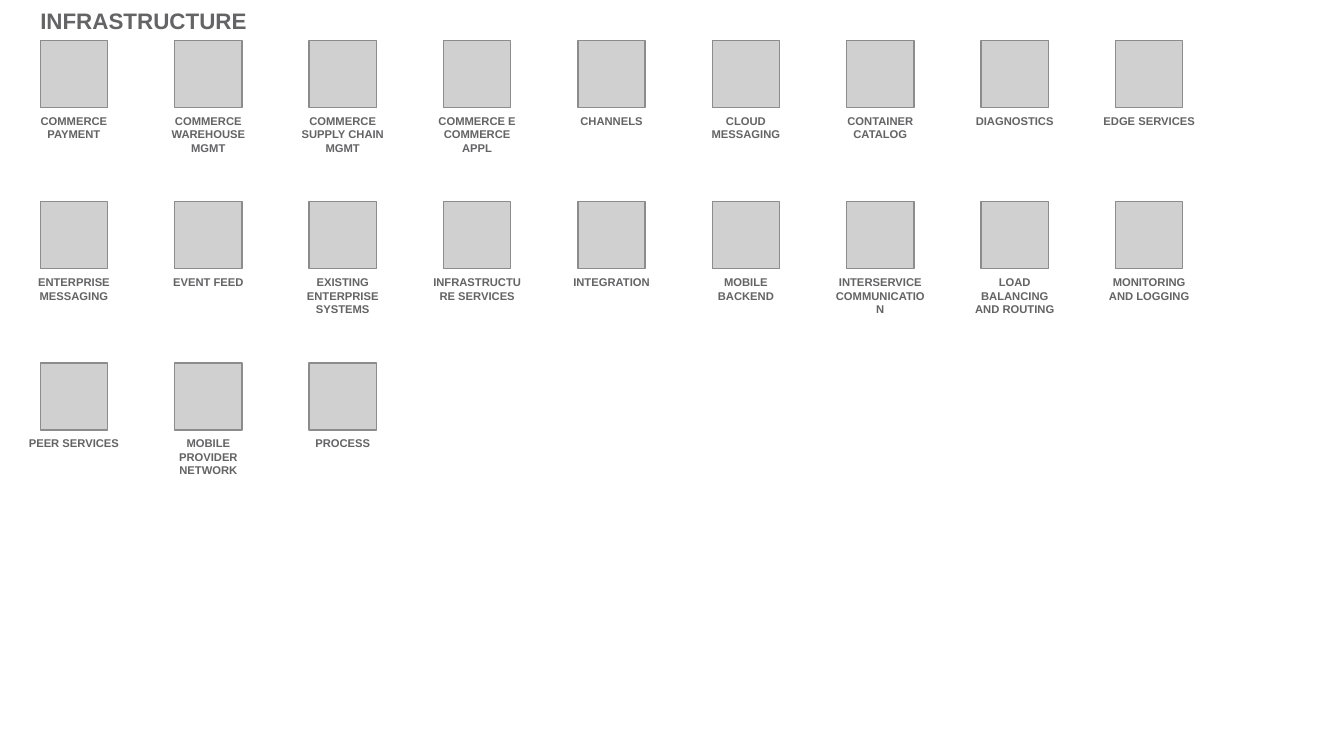
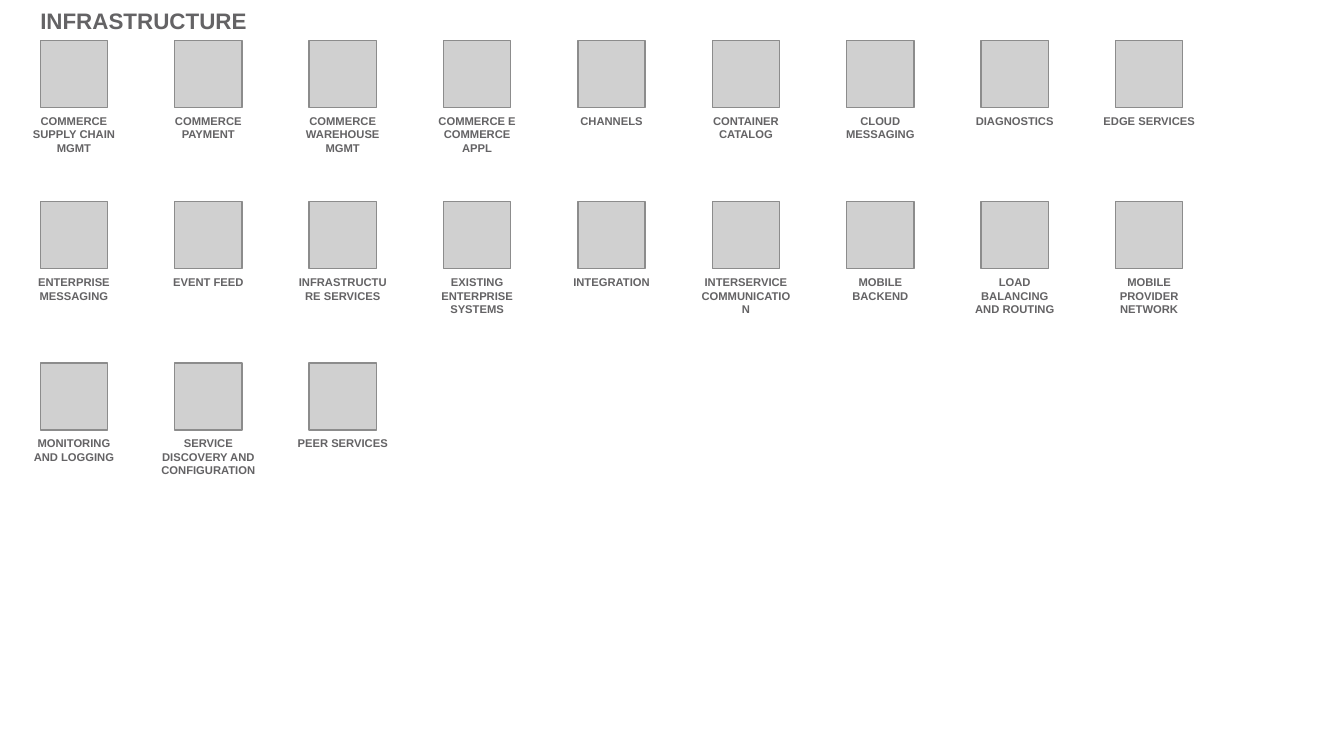
Before and after one commit to l2fprod/myarchitecture, a slide deck: slide 18 of mycatalog-architecture-diagram-template.pptx. Drawn at 1344x756 pixels with LibreOffice and Linux fonts; fonts in the diff are those of the drawing; grey boxes stand for pictures. Boxes give left, top, right and bottom in pixels: in the first picture for what was removed or moved away, otherwise in the second. Text is boxed around its words. In the diff, an @@ line names an element or a change of style, - is before the commit and + after.

```diff
--- a/mycatalog-architecture-diagram-template.pptx
+++ b/mycatalog-architecture-diagram-template.pptx
@@ text at box(33, 117, 115, 152): text changed @@
-COMMERCE PAYMENT
+COMMERCE SUPPLY CHAIN MGMT
@@ text at box(175, 117, 242, 138): text changed @@
-COMMERCE WAREHOUSE MGMT
+COMMERCE PAYMENT
@@ text at box(306, 117, 379, 152): text changed @@
-COMMERCE SUPPLY CHAIN MGMT
+COMMERCE WAREHOUSE MGMT
@@ 3 texts: place and size @@
-3 texts at box(458, 117, 922, 300)
+3 texts at box(324, 117, 788, 300)
@@ 3 texts: place and size @@
-3 texts at box(307, 117, 781, 313)
+3 texts at box(441, 117, 915, 313)
@@ text at box(1120, 278, 1179, 313): text changed @@
-MONITORING AND LOGGING
+MOBILE PROVIDER NETWORK
@@ text at box(34, 439, 114, 461): text changed @@
-PEER SERVICES
+MONITORING AND LOGGING
@@ text at box(161, 439, 255, 474): text changed @@
-MOBILE PROVIDER NETWORK
+SERVICE DISCOVERY AND CONFIGURATION
@@ text at box(298, 439, 387, 447): text changed @@
-PROCESS
+PEER SERVICES
```
Also in this commit, not shown: 17 other slides changed, 1 slide added, 1 slide removed.
